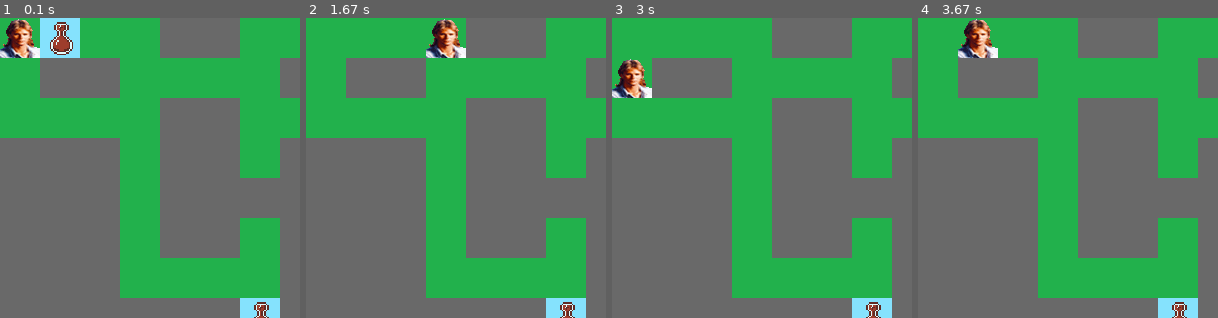
Above: before the commit, frames 1-4 (left to right).
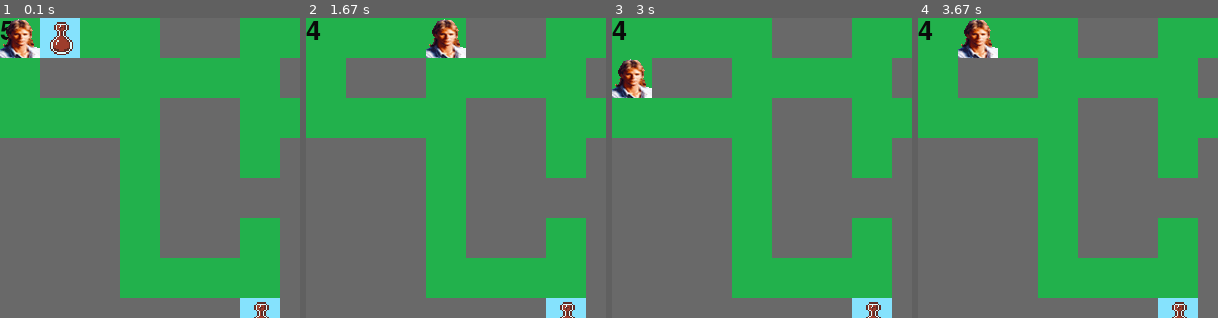
Above: after the commit, the same moments.

Repository: Hyperyon/p3-labyrinthe
Game: pygame game, started from gui2.py
The game is run twice, just before and just after one commit, with the same random seed, the same clock (stepped at 60 frames per second) and the same inputs. The source is Python 2; it was converted automatically to run under Python 3.
Inputs:
- Up to frame 1 (0.1 s): no input
- Up to frame 2 (1.67 s): hold Right 0.33-0.8 s
- Up to frame 3 (3 s): hold Left 1.67-2.2 s; hold Down 2.23-2.53 s
- Up to frame 4 (3.67 s): hold Up 3-3.37 s; hold Right from 3.4 s (still down)
The pictures show only the part of the screen within x 0-50%, y 0-50%; the shares and areas given below are measured in that part.

The runs differ from the first frame. In frame 1, 0.1% of the frame differs, in the area x 0-4%, y 1-8%; in frame 2, 0.2%, in the area x 0-5%, y 1-8%; in frame 3, 0.2%; in frame 4, 0.2%.

Commit message:
add remaining item on GUI

Diff:
--- a/gui2.py
+++ b/gui2.py
@@ -8,7 +8,6 @@
 allowed_tile = [(x[0]*40, x[1]*40) for x in data.get_map()]
 items = [(x[0], x[1]) for x in r.sample(allowed_tile,5)]
 remaining_item = len(items)
-
 keeper_pos = (14*40,14*40)
 
 def move_x(pos, x):
@@ -30,12 +29,15 @@
 keeper = pyg.image.load(dir+"keeper.png").convert()
 player = pyg.image.load(dir+"player.png").convert()
 item = pyg.image.load(dir+"item.png").convert()
+
+font = pyg.font.Font(None, 40)
+text = font.render(str(remaining_item), 1, (10,10,10))
+textpos = text.get_rect()
+
 fenetre.blit(player,(0,0))
 pyg.display.flip()#refresh display
 
 my_position = player.get_rect()
-
-print my_position
 
 pyg.key.set_repeat(400, 30)
 keyboard_input = { pyg.K_DOWN:'move_y(my_position, 40)',
@@ -73,6 +75,9 @@
     for element in items:
         fenetre.blit(item, element)
 
+    text = font.render(str(remaining_item), 1, (10,10,10))
+    fenetre.blit(text, textpos)
     fenetre.blit(keeper, keeper_pos)
     fenetre.blit(player, my_position)
+
     pyg.display.flip()
